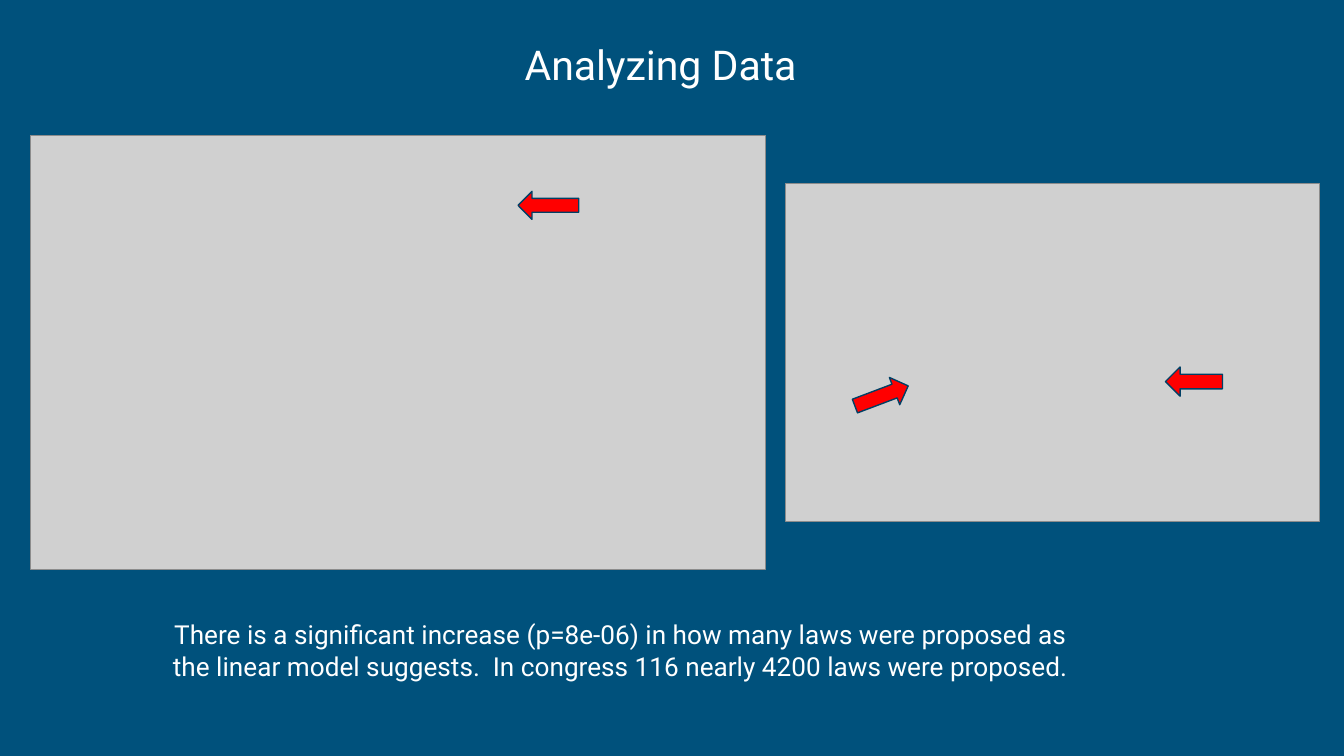
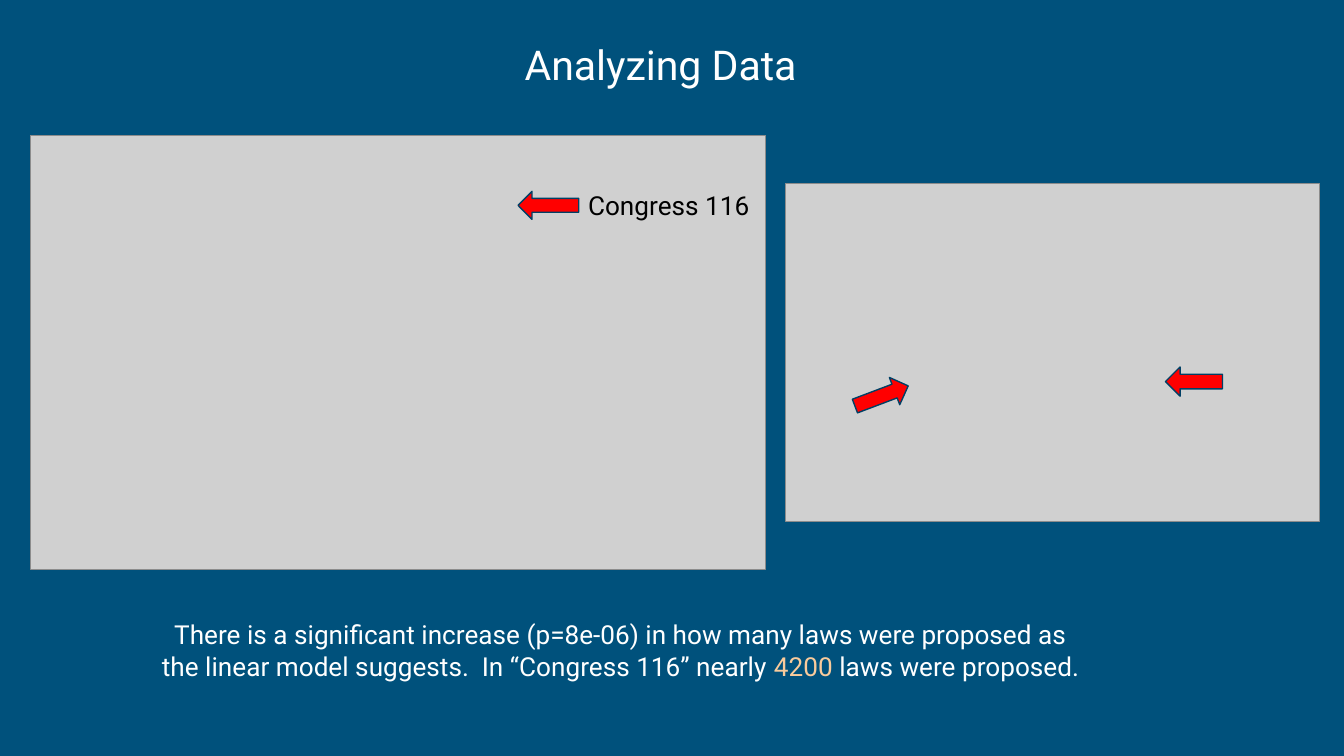
Before and after one commit to Foxxenn/Analysis_of_Congress_Healthcare, a slide deck: slide 10 of Analysis of Healthcare and Congress.pptx (slide 9 before the commit). Drawn at 1344x756 pixels with LibreOffice and Linux fonts; fonts in the diff are those of the drawing; grey boxes stand for pictures. Boxes give left, top, right and bottom in pixels: in the first picture for what was removed or moved away, otherwise in the second. Text is boxed around its words. In the diff, an @@ line names an element or a change of style, - is before the commit and + after.

Commit message:
Highlighted some words, added Congress 116

```diff
--- a/Analysis of Healthcare and Congress.pptx
+++ b/Analysis of Healthcare and Congress.pptx
@@ text added at [588,196,749,221], 14 pt, text #000000 @@
+Congress 116
@@ text at [162,623,1079,682]: text changed @@
-There is a significant increase (p=8e-06) in how many laws were proposed as the linear model suggests. In congress 116 nearly 4200 laws were proposed.
+There is a significant increase (p=8e-06) in how many laws were proposed as the linear model suggests. In “Congress 116” nearly 4200 laws were proposed.
```
Also in this commit, not shown: 6 other slides changed, 1 slide added.
